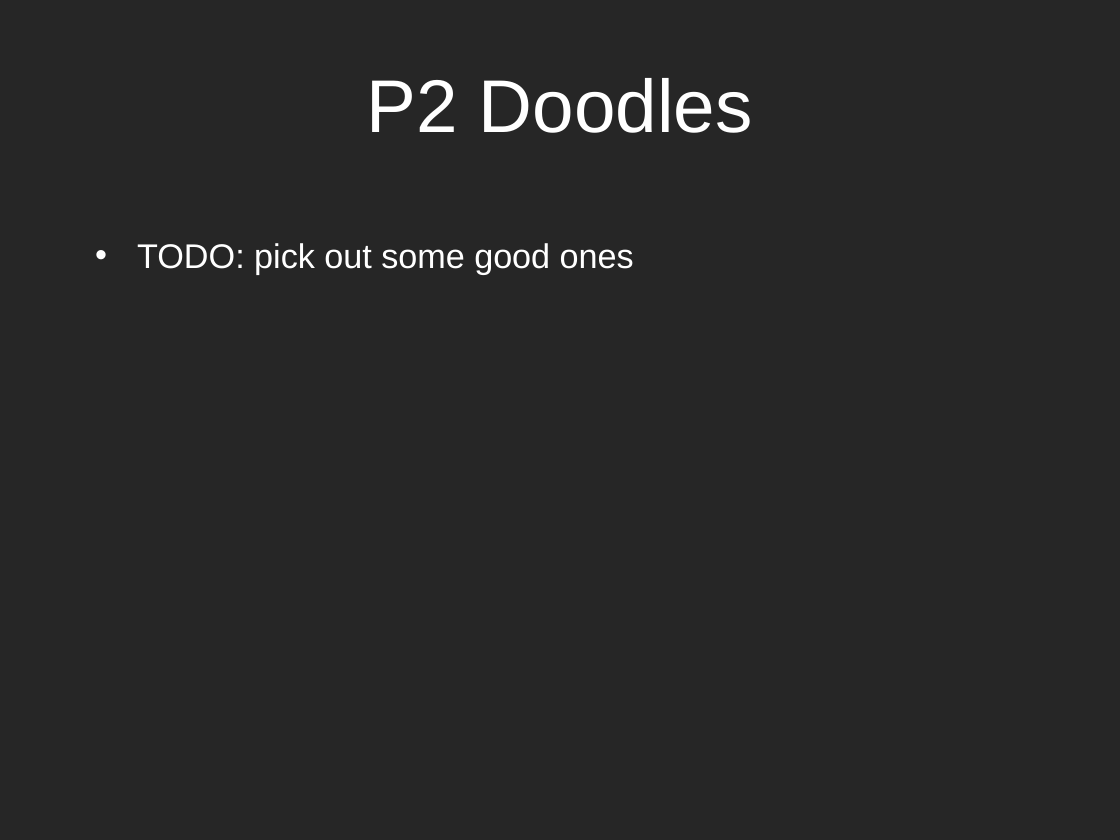
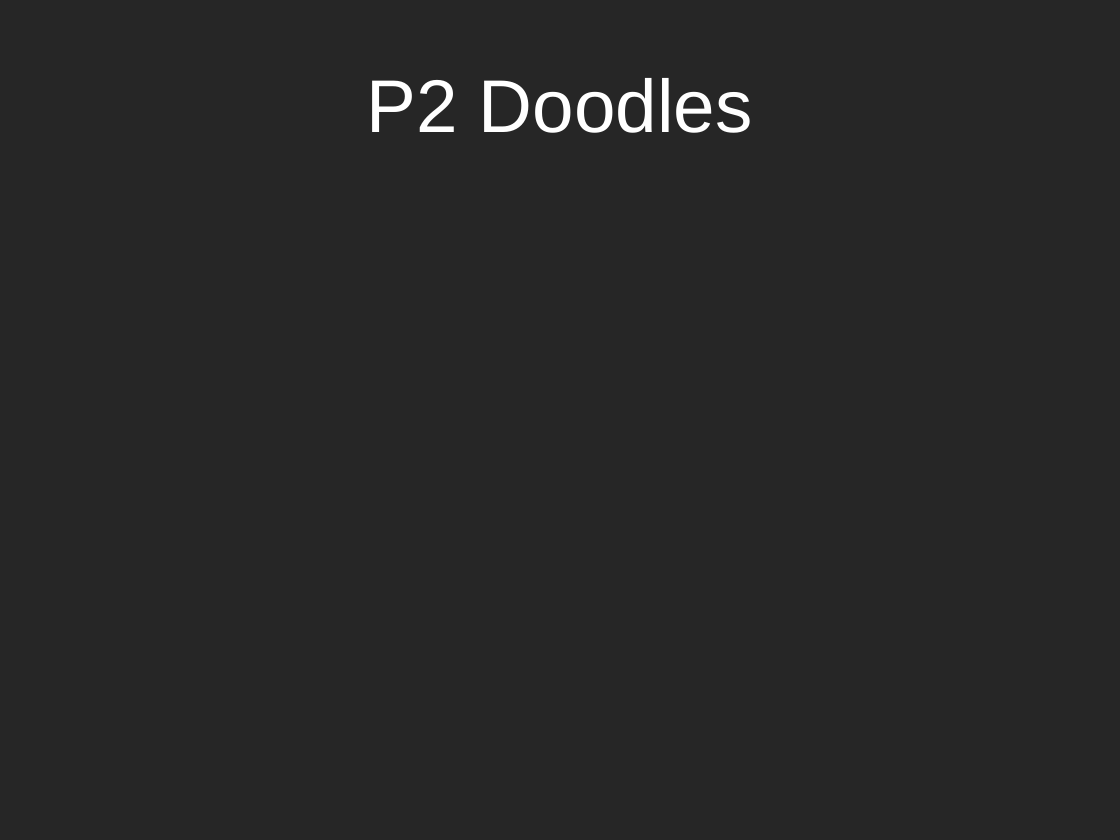
Before and after one commit to dantasse/ssuiweb2014, a slide deck: slide 5 of week07/week07.pptx (slide 4 before the commit). Drawn at 1120x840 pixels with LibreOffice and Linux fonts; fonts in the diff are those of the drawing. Boxes give left, top, right and bottom in pixels: in the first picture for what was removed or moved away, otherwise in the second. Text is boxed around its words. In the diff, an @@ line names an element or a change of style, - is before the commit and + after.

```diff
--- a/week07/week07.pptx
+++ b/week07/week07.pptx
@@ text removed at box(137, 243, 634, 275) @@
-• TODO: pick out some good ones
```
Also in this commit, not shown: 8 other slides changed, 3 slides added, 10 slides removed, 29 other files.
